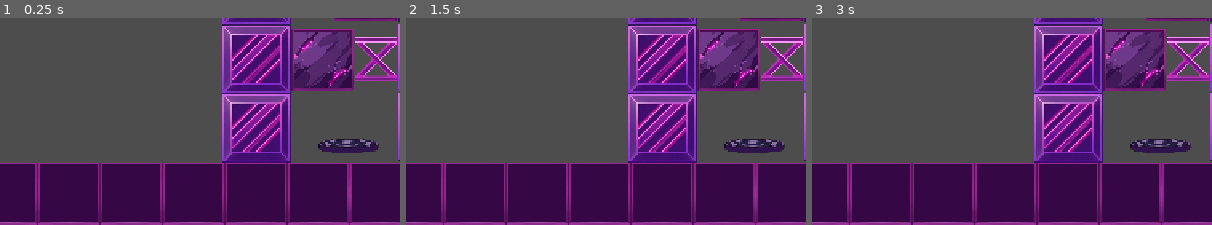
Above: before the commit, frames 1-3 (left to right).
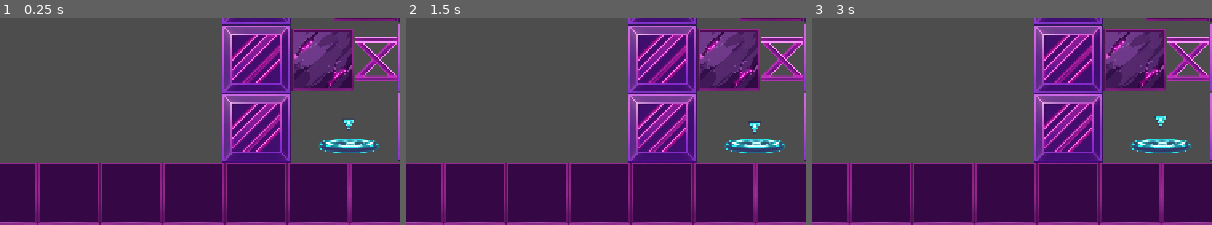
Above: after the commit, the same moments.

Repository: Zidan-09/Arc-Impact
Game: Godot game, scene res://guide/Guide1.tscn
Two runs of this game, one before a commit and one after it. Both use one fixed random seed, a clock stepped at 60 frames per second and the inputs below. This scene is started directly instead of the project's main scene.
Inputs (mouse positions are % of the whole screen's width and height, from its top left):
- Up to frame 1 (0.25 s): no input
- Up to frame 2 (1.5 s): tap Enter at 0.5 s; move the mouse to (45, 67) at 0.52 s; hold Up 0.53-1.25 s; tap R at 0.6 s; click (45, 67) at 0.67 s; tap Space at 1.25 s; drag from (80, 62) to (82, 28) at 1.27 s
- Up to frame 3 (3 s): tap Enter at 2 s; move the mouse to (20, 30) at 2.02 s; hold Left 2.03-2.75 s; tap R at 2.1 s; tap Space at 2.75 s; drag from (55, 46) to (13, 60) at 2.77 s
The pictures show only the part of the screen within x 50-100%, y 50-100%; the shares and areas given below are measured in that part.

The runs differ from the first frame. In frame 1, 1.0% of the frame differs, in the area x 79-95%, y 49-66%; in frame 2, 1.0%; in frame 3, 1.0%.

Commit message:
feat(arrow): implemented an arrow to indicate the target to player

Diff:
--- a/components/target/target.gd
+++ b/components/target/target.gd
@@ -5,11 +5,17 @@
 
 @onready var activeTexture = $Active
 @onready var inactiveTexture = $Inactive
+@onready var arrow = $Arrow
 
 const RECOIL_DISTANCE := 15.0
 const RECOIL_BACK_TIME := 0.06
 const RECOIL_RETURN_TIME := 0.12
 const RECOIL_DIRECTION := Vector2.RIGHT
+const ARROW_APPROACH_DISTANCE := 50.0
+const ARROW_APPROACH_TIME := 0.5
+
+var arrow_tween: Tween
+var arrow_initial_position: Vector2
 
 var recoil_tween: Tween
 var initial_position: Vector2
@@ -28,6 +34,8 @@
 	mat.friction = 0.0
 	mat.bounce = 1.0
 	physics_material_override = mat
+
+	_arrow_animation()
 
 func hit(bullet: Bullet, _impact_position: Vector2 = Vector2.INF) -> void:
 	if not is_instance_valid(bullet):
@@ -82,3 +90,13 @@
 func _restore_texture() -> void:
 	activeTexture.visible = false
 	inactiveTexture.visible = true
+
+func _arrow_animation():
+	if arrow == null:
+		return
+	arrow_initial_position = arrow.position
+	if arrow_tween and arrow_tween.is_valid():
+		arrow_tween.kill()
+	arrow_tween = create_tween().set_loops()
+	arrow_tween.tween_property(arrow, "position", arrow_initial_position + Vector2.RIGHT * ARROW_APPROACH_DISTANCE, ARROW_APPROACH_TIME).set_trans(Tween.TRANS_SINE).set_ease(Tween.EASE_IN_OUT)
+	arrow_tween.tween_property(arrow, "position", arrow_initial_position, ARROW_APPROACH_TIME).set_trans(Tween.TRANS_SINE).set_ease(Tween.EASE_IN_OUT)
--- a/components/target/target.tscn
+++ b/components/target/target.tscn
@@ -3,6 +3,7 @@
 [ext_resource type="Script" uid="uid://d1b3vlr8d5dsk" path="res://components/target/target.gd" id="1"]
 [ext_resource type="Texture2D" uid="uid://bb7bq58xupa0c" path="res://assets/target/active_target.png" id="2_1esyr"]
 [ext_resource type="Texture2D" uid="uid://c8wh6dom1hj4j" path="res://assets/target/inactive_target.png" id="3_k1821"]
+[ext_resource type="Texture2D" uid="uid://bao3vvfl5bhfk" path="res://assets/target/arrow.png" id="4_k1821"]
 
 [node name="Target" type="StaticBody2D" unique_id=192068329]
 scale = Vector2(0.2, 0.2)
@@ -13,13 +14,19 @@
 build_mode = 1
 polygon = PackedVector2Array(69.99999, -39.999996, 69.99999, -79.99999, 64.99999, -134.99998, 54.999992, -194.99998, 44 …(475 unchanged characters)…
 
-[node name="Active" type="Sprite2D" parent="." unique_id=1779213626]
+[node name="Active" type="Sprite2D" parent="." unique_id=2052029463]
+position = Vector2(15.840351, 1.3848074e-06)
+rotation = -3.1415925
+scale = Vector2(1.3432661, 0.99999994)
+texture = ExtResource("3_k1821")
+
+[node name="Inactive" type="Sprite2D" parent="." unique_id=1779213626]
 position = Vector2(17.5, 0)
 scale = Vector2(1.3181819, 1)
 texture = ExtResource("2_1esyr")
 
-[node name="Inactive" type="Sprite2D" parent="." unique_id=2052029463]
-position = Vector2(15.840352, 1.3848075e-06)
-rotation = 3.1415927
-scale = Vector2(1.3432662, 1)
-texture = ExtResource("3_k1821")
+[node name="Arrow" type="Sprite2D" parent="." unique_id=356321024]
+position = Vector2(-174.99997, 0)
+rotation = -1.5707964
+scale = Vector2(0.4, 0.4)
+texture = ExtResource("4_k1821")
Binary file added: assets/target/arrow.png
Not shown, added: assets/target/arrow.png.import
Not shown, changed: docs/plan.md
